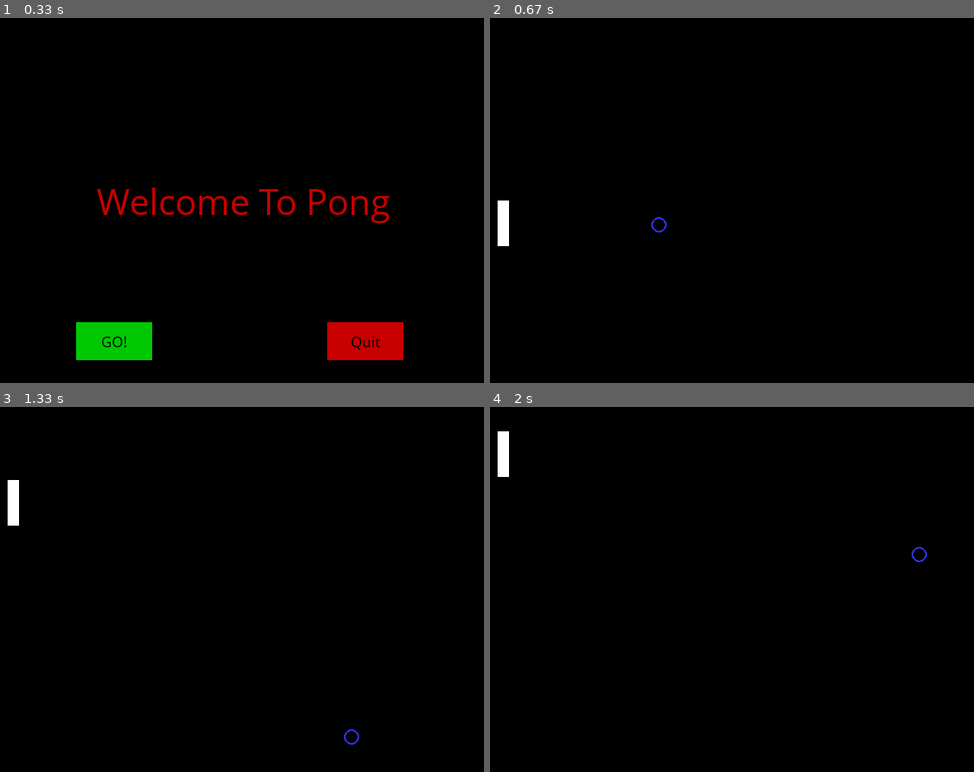
Above: before the commit, frames 1-4 (two rows, left to right).
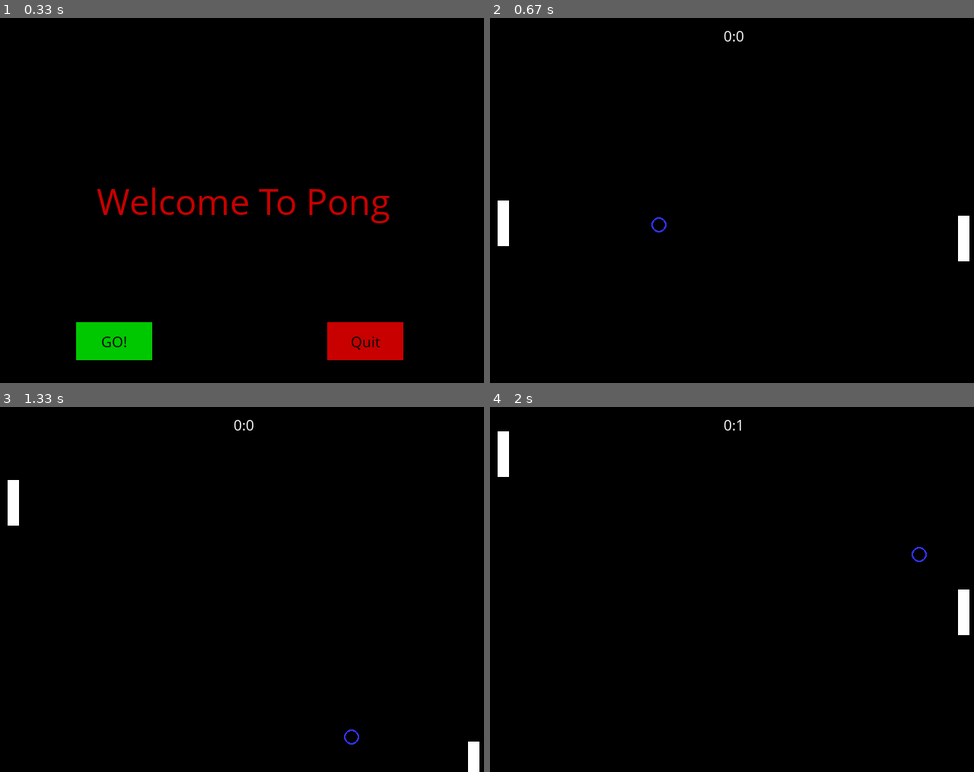
Above: after the commit, the same moments.

Repository: RowleySanchezm/Yr12ComputerScience
Game: pygame game, started from PyGame/pong game.py
The game is run twice, just before and just after one commit, with the same random seed, the same clock (stepped at 60 frames per second) and the same inputs.
Inputs (mouse positions are in pixels of both pictures, inside the frame that each line leads up to):
- Up to frame 1 (0.33 s): no input
- Up to frame 2 (0.67 s): click "GO!" at 0.42 s
- Up to frame 3 (1.33 s): hold Up 0.67-1.13 s; move the mouse to (227, 604) at 0.7 s; hold Down from 1.17 s (still down)
- Up to frame 4 (2 s): release Down at 1.47 s; hold Up 1.5-1.87 s; hold Down from 1.9 s (still down)

Frame 1 is identical in both runs. In frame 2, 0.3% of the frame differs, in the area x 48-100%, y 3-67%; in frame 3, 0.2%; in frame 4, 0.3%.

Commit message:
score board and right paddle addition
ball still needs to be abel to restart as it can sometimes glitch

Diff:
--- a/PyGame/pong game.py
+++ b/PyGame/pong game.py
@@ -1,6 +1,13 @@
 import pygame
 
 game_over = False
+
+def draw_text(surf, text, size, x, y):
+    font = pygame.font.SysFont("comicsansms",20)
+    text_surface = font.render(text, True, WHITE)
+    text_rect = text_surface.get_rect()
+    text_rect.midtop = (x, y)
+    surf.blit(text_surface, text_rect)
 
 def text_objects_red(text, font):
     textSurface = font.render(text, True, RED)
@@ -92,8 +99,14 @@
 
 ### -- Game Loop
 def game_loop():
+    score_left = 0
+    score_right = 0
     paddle_block_x = 10
-    paddle_block_y = size[1]//2
+    paddle_block_y = display_height//2
+    paddle2_block_x = 615
+    paddle2_block_y = display_height//2
+    paddle2_speed = 6
+    paddle2_direction = 0
     speed = 8
     direction = 0
     ball_x_val = 150
@@ -119,25 +132,43 @@
         #Next event
 
 
+
         # -- Game logic goes after this comment
 
-        #making the paddle move
+        #Making the left paddle move
         paddle_block_y = paddle_block_y + direction * speed
         ball_x_val = ball_x_val + ball_x_offset
         ball_y_val = ball_y_val + ball_y_offset
+
+        #Making the right paddle move
+        if paddle2_block_y > ball_y_val:
+            paddle2_block_y -= 5
+        elif paddle2_block_y < ball_y_val:
+            paddle2_block_y += 5
+        #End if
+
+        #Adding score to the board
+        if ball_x_val <= 10:
+            score_left += 1
+        elif ball_x_val >= 630:
+            score_right += 1
 
         #Making the ball bounce off the wall
         if ball_y_val > 480 - 10 or ball_y_val < 10:
             ball_y_offset *= -1
         #End if
+
         if ball_x_val > 640 - 10 or ball_x_val < 10:
             ball_x_offset *= -1
         #End if
 
-        #Making the ball collide with the left paddle
+        #Making the ball collide with the left and right paddle
         if ball_x_val < 35 and ball_y_val > paddle_block_y and ball_y_val < paddle_block_y + 60:
             ball_x_offset *= -1
+        elif ball_x_val > 605 and ball_y_val > paddle2_block_y and ball_y_val < paddle2_block_y + 60:
+            ball_x_offset *= -1
         #End if
+
 
         #Update position of the ball
         ball_x_val += ball_x_offset
@@ -149,7 +180,9 @@
         # -- Draw here
 
         pygame.draw.rect(screen, WHITE, (paddle_block_x, paddle_block_y, 15, 60))
+        pygame.draw.rect(screen, WHITE, (paddle2_block_x, paddle2_block_y, 15, 60))
         pygame.draw.circle(screen, BLUE, (ball_x_val,ball_y_val),10,2)
+        draw_text(screen, (str(score_left) + ':' + str(score_right)), 18, display_width / 2, 10)
 
         # -- flip display to reveal new position of objects
         pygame.display.flip()
@@ -158,7 +191,7 @@
         clock.tick(60)
 
     #End While - End of game loop
-
+#End function
 
 game_intro()
 game_loop()
